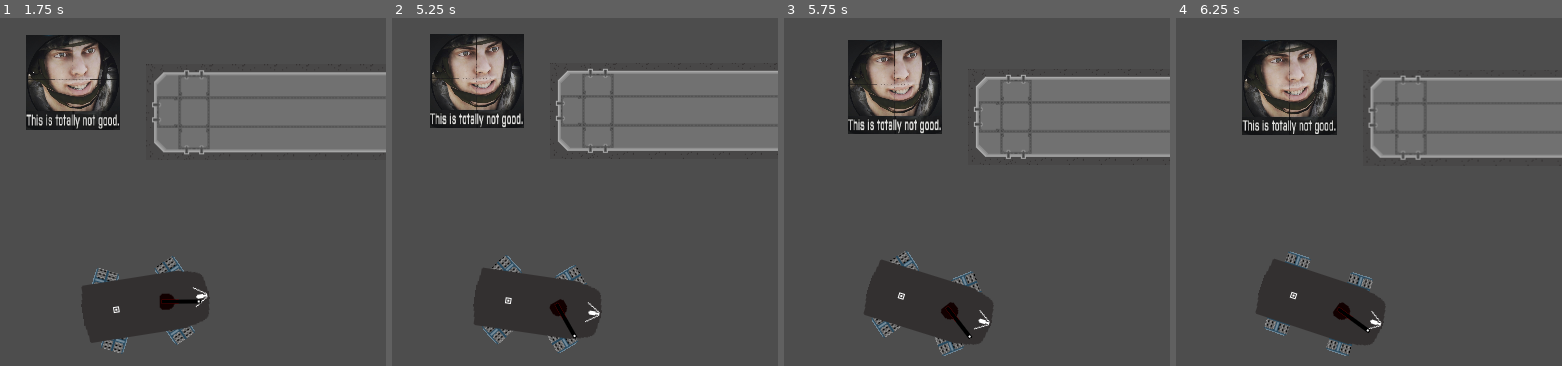
Above: before the commit, frames 1-4 (left to right).
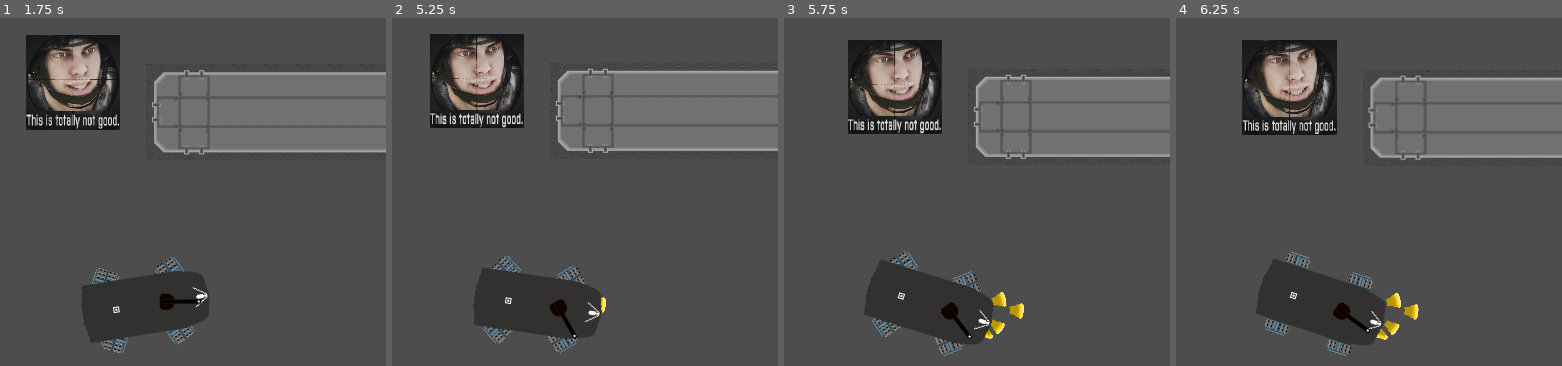
Above: after the commit, the same moments.

Repository: CatWizard47/WormGame
Game: Godot game, scene res://Scenes/main_test_thingy.tscn
Same seed, same stepped clock (60 frames per second), same inputs: the game is played once before the commit and once after it.
Inputs (mouse positions are in pixels of both pictures, inside the frame that each line leads up to):
- Up to frame 1 (1.75 s): move the mouse to (250, 268) at 0.52 s; press the mouse at (250, 268) at 0.53 s; hold D (move_right) 0.53-1.28 s; move the mouse to (50, 341) at 1.27 s; release the mouse at (50, 341) at 1.28 s; hold S (move_backward) from 1.28 s (still down); click (50, 341) at 1.35 s
- Up to frame 2 (5.25 s): move the mouse to (585, 146) at 2.02 s; release S (move_backward) at 2.03 s; press the mouse at (585, 146) at 2.03 s; hold D (move_right) 2.03-2.78 s; move the mouse to (outside the picture) at 2.77 s; release the mouse at (outside the picture) at 2.78 s; hold W (move_forward) 2.78-3.53 s; click (outside the picture) at 2.85 s; move the mouse to (outside the picture) at 3.52 s; press the mouse at (outside the picture) at 3.53 s; hold A (move_left) 3.53-5.03 s; move the mouse to (395, 195) at 4.27 s; release the mouse at (395, 195) at 4.28 s; click (395, 195) at 4.35 s; move the mouse to (561, 303) at 5.02 s; press the mouse at (561, 303) at 5.03 s; hold S (move_backward) from 5.03 s (still down)
- Up to frame 3 (5.75 s): keep holding S (move_backward)
- Up to frame 4 (6.25 s): move the mouse to (1249, 125) at 5.77 s; release S (move_backward) at 5.78 s; release the mouse at (1249, 125) at 5.78 s; hold D (move_right) from 5.78 s (still down); click (1249, 125) at 5.85 s

Frame 1 is identical in both runs. In frame 2, less than 0.1% of the frame differs, in the area x 53-56%, y 80-85%; in frame 3, 0.4%; in frame 4, 0.4%, in the area x 51-63%, y 78-93%.

Commit message:
instantiating projectiles works, b4 logic & server rendering|physics for projectiles

Diff:
--- a/Scenes/projectile.tscn
+++ b/Scenes/projectile.tscn
@@ -15,3 +15,9 @@
 [node name="CollisionShape2D" type="CollisionShape2D" parent="." unique_id=843429036]
 position = Vector2(5, 0)
 shape = SubResource("CircleShape2D_gft63")
+
+[node name="ExpiryTimer" type="Timer" parent="." unique_id=978705381]
+wait_time = 3.0
+one_shot = true
+
+[connection signal="timeout" from="ExpiryTimer" to="." method="_on_timer_timeout"]
--- a/scripts/player.gd
+++ b/scripts/player.gd
@@ -19,6 +19,7 @@
 	FOUR = 4
 }
 var player_controlled_weapon_group: int
+var projectile_scene
 
 
 func _ready() -> void:
@@ -96,15 +97,20 @@
 func fire_weapon_group()-> void:
 	var projectile_position: Vector2
 	var projectile_rotation: float
+	var projectile
 	#var weapon_group_node: Node = get_node("weapon_group_" + str(player_controlled_weapon_group))
 	for node: Node in get_node("weapon_group_" + str(player_controlled_weapon_group)).get_children():
-		projectile_position = node.get_new_bullet_position()
-		projectile_rotation = node.get_turret_rotation()
+		projectile = node.fire()
+		projectile_scene = preload("res://Scenes/projectile.tscn").instantiate()
+		projectile_scene.setup(node.get_new_bullet_position(), node.get_turret_rotation(), projectile)
+		add_sibling(projectile_scene)
+		#projectile_position = node.get_new_bullet_position()
+		#projectile_rotation = node.get_turret_rotation()
 		#TODO
 		#INSTANTIATE BOOLET (OF SPECIFIC TYPE?)
 		#AFFIX POSITION AND ROTATION
 		#maybe as child of specific turret node?
-		node.fire()
+		#node.fire()
 
 # Called every frame. 'delta' is the elapsed time since the previous frame.
 func _physics_process(delta: float) -> void:
--- a/scripts/player_main_turret.gd
+++ b/scripts/player_main_turret.gd
@@ -19,7 +19,7 @@
 
 
 func _ready() -> void:
-	#get_node("Cooldown_timer").wait_time = shooting_cooldown
+	#get_node("Cooldown_timer").wait_time = shooting_cooldown	# might be necessary to keep,
 	#get_node("TurretSprite").set_texture(turret_texture)
 	#get_node("GunSprite").set_texture(gun_texture)
 	rotation_flag = true
@@ -37,11 +37,9 @@
 
 func Load(new_ammunition: ProjectileRes) -> bool:
 	if new_ammunition.type == allowed_ammunition_type:
-		if available_ammunition_types.has(new_ammunition):
-			loaded_ammunition.append(available_ammunition_types.find(new_ammunition))
-		else:
+		if !available_ammunition_types.has(new_ammunition):
 			available_ammunition_types.append(new_ammunition)
-			loaded_ammunition.append(available_ammunition_types.find(new_ammunition))
+		loaded_ammunition.append(available_ammunition_types.find(new_ammunition))
 	else:
 		return false
 
@@ -50,7 +48,10 @@
 
 func fire() -> ProjectileRes:
 	print("BANG!") # animation 'ere #will return null if mag empty
-	return loaded_ammunition.pop_back()
+	if loaded_ammunition.count(ProjectileRes)>0:
+		return available_ammunition_types[loaded_ammunition.pop_back()]
+	else:
+		return null
 
 
 func _rotate() -> void:
--- a/scripts/projectile.gd
+++ b/scripts/projectile.gd
@@ -1,10 +1,25 @@
 extends Area2D
-var projectile_stats: ProjectileRes
+static var projectile_stats: ProjectileRes
+static var start_position: Vector2
+static var start_rotation: float
 # Called when the node enters the scene tree for the first time.
+
+static func setup(new_position: Vector2, new_rotation: float, Projectile:ProjectileRes) -> void:
+	start_position = new_position
+	start_rotation = new_rotation
+	projectile_stats = Projectile
+
 func _ready() -> void:
+	position = start_position
+	rotation = start_rotation
 	pass # Replace with function body.
-
+#https://docs.godotengine.org/en/stable/tutorials/performance/using_servers.html
+#later tho, now base implement
 
 # Called every frame. 'delta' is the elapsed time since the previous frame.
 func _process(delta: float) -> void:
 	pass
+
+
+func _on_timer_timeout() -> void:
+	self.queue_free()
